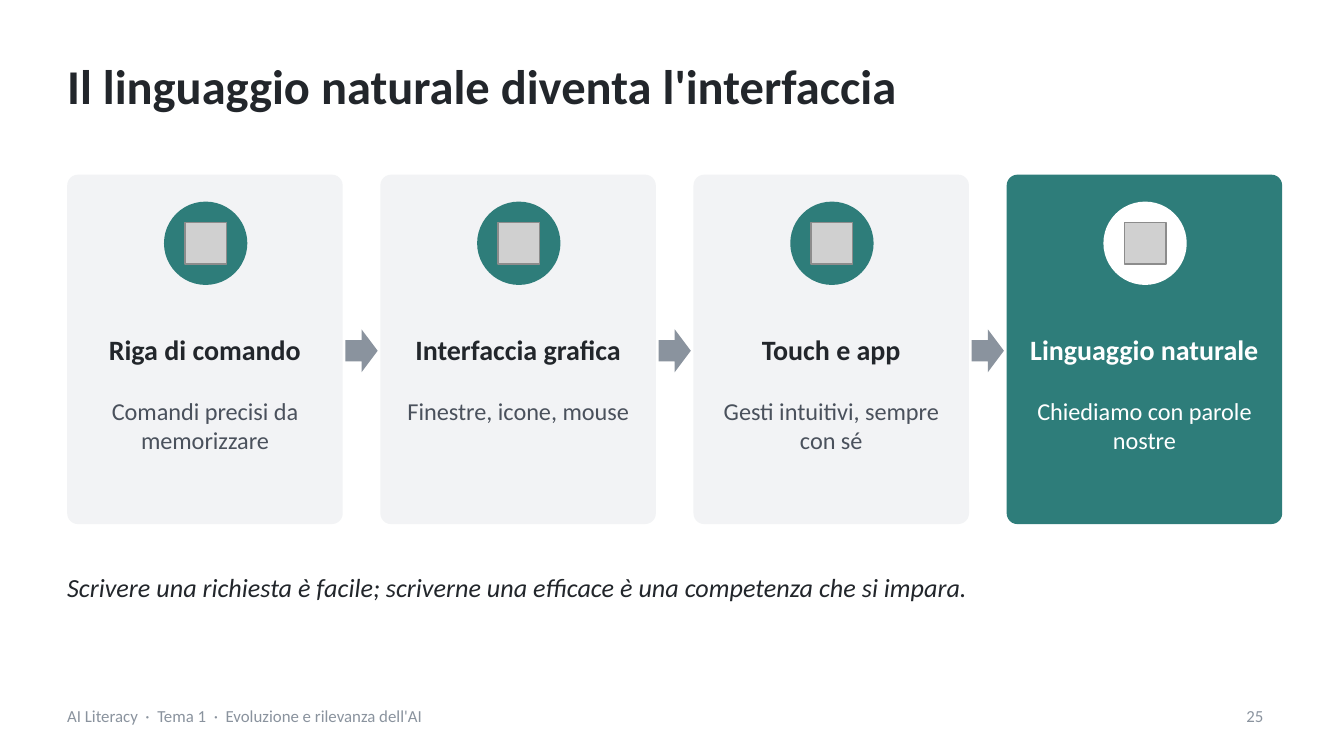
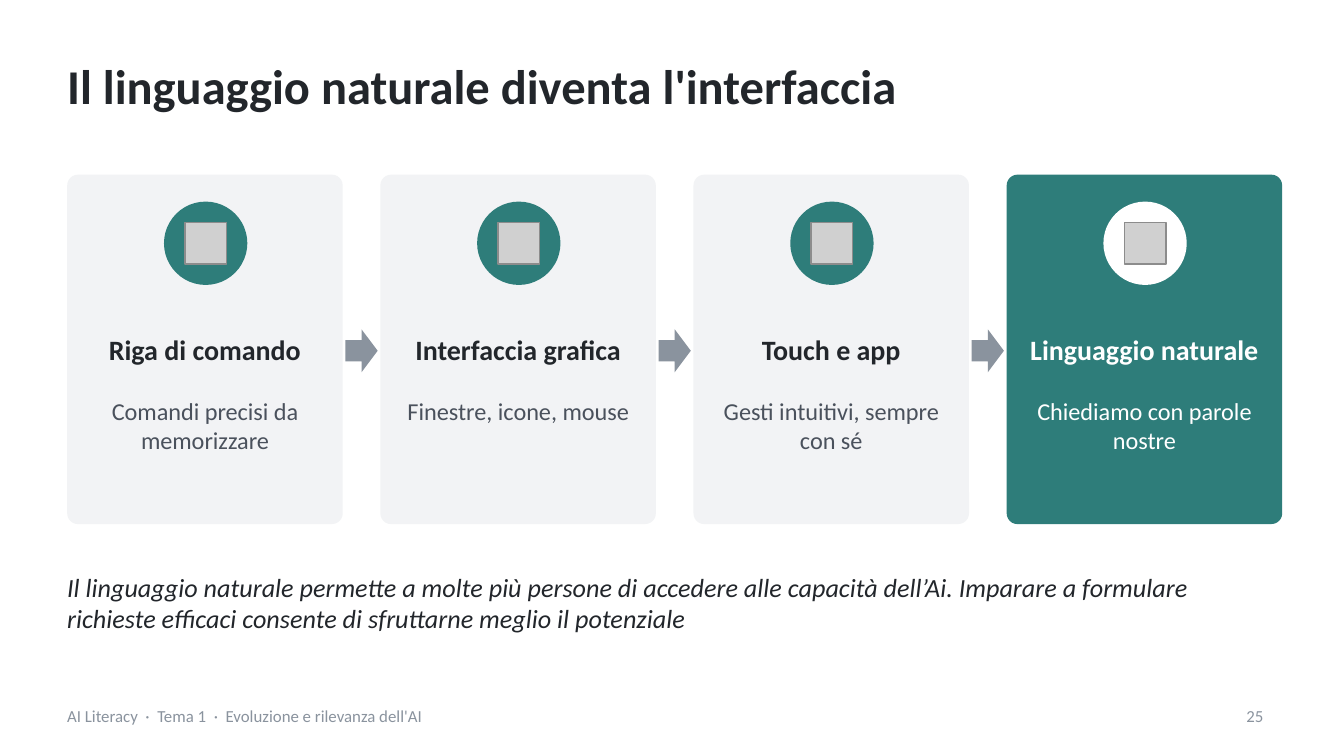
Before and after one commit to NetAi-IT/Formazione-AI-Literacy-Official, a slide deck: slide 25 of Base/Tema1_Evoluzione_e_rilevanza_AI.pptx. Drawn at 1344x756 pixels with LibreOffice and Linux fonts; fonts in the diff are those of the drawing; grey boxes stand for pictures. Boxes give left, top, right and bottom in pixels: in the first picture for what was removed or moved away, otherwise in the second. Text is boxed around its words. In the diff, an @@ line names an element or a change of style, - is before the commit and + after.

```diff
--- a/Base/Tema1_Evoluzione_e_rilevanza_AI.pptx
+++ b/Base/Tema1_Evoluzione_e_rilevanza_AI.pptx
@@ text at <box>67,579,1187,633</box>: text changed @@
-Scrivere una richiesta è facile; scriverne una efficace è una competenza che si impara.
+Il linguaggio naturale permette a molte più persone di accedere alle capacità dell’Ai. Imparare a formulare richieste efficaci consente di sfruttarne meglio il potenziale
```
Also in this commit, not shown: 36 other slides changed, 6 other files.
